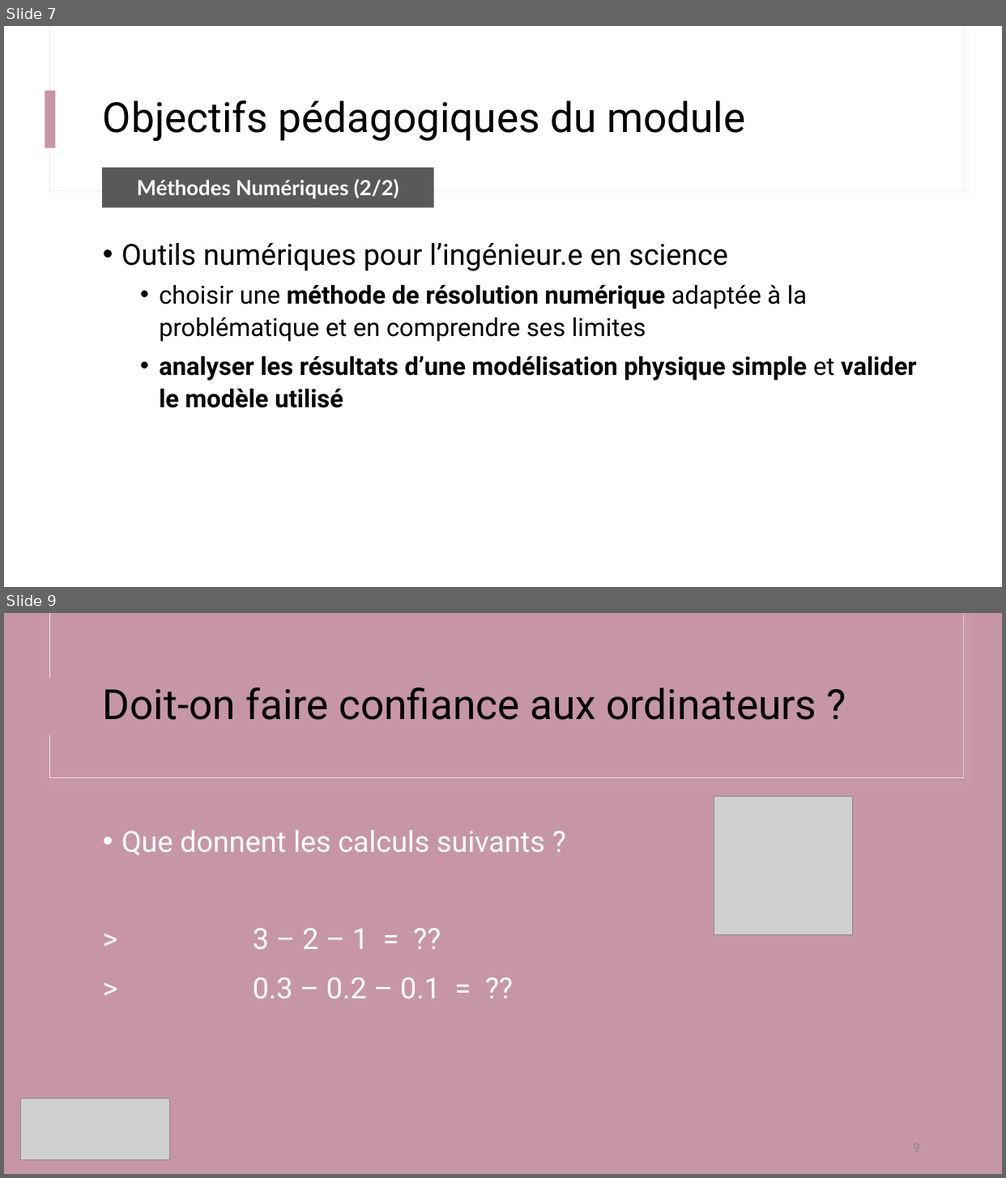
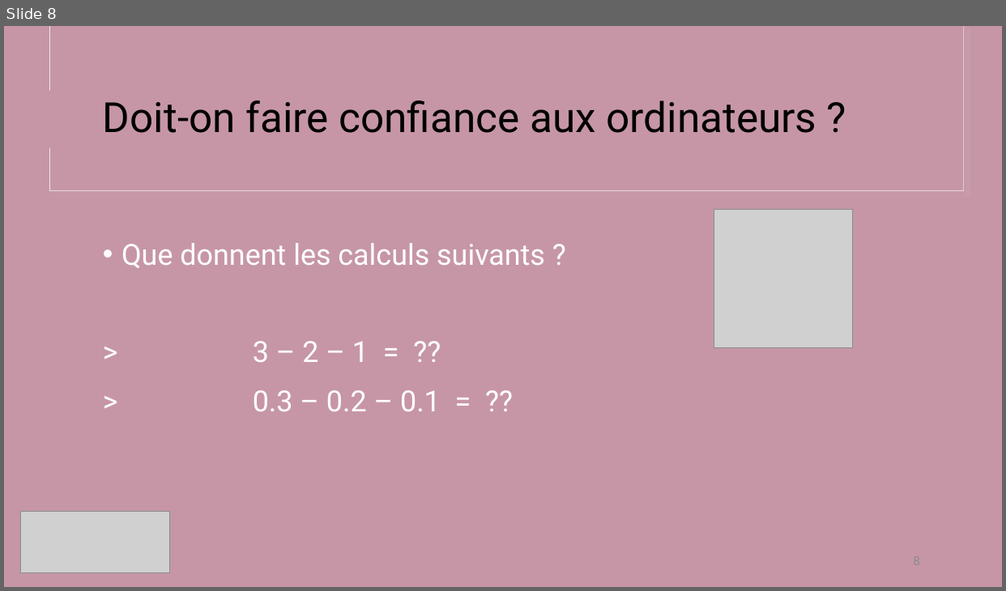
Before and after one commit to IOGS-Digital-Methods/semester-5, a slide deck: ONIP/onip_b0_intro/B0_0_Outils_Methodes.pptx. Shown one above the other, each under a label of ours: slides 7 and 9 before the commit, slide 8 after it; the slides between them are not shown. The pictures are 1006x1178 and 1006x591 pixels, drawn with LibreOffice and Linux fonts; fonts in the diff are those of the drawing; grey boxes stand for pictures. Boxes give left, top, right and bottom in pixels: in the first picture for what was removed or moved away, otherwise in the second. Text is boxed around its words. In the diff, an @@ line names an element or a change of style, - is before the commit and + after.

```diff
--- a/ONIP/onip_b0_intro/B0_0_Outils_Methodes.pptx
+++ b/ONIP/onip_b0_intro/B0_0_Outils_Methodes.pptx
@@ slide 7 removed at (4,26,1002,587), background #FFFFFF; not listed: 1 template element that a slide beside it also shows @@
@@ rectangle removed at (49,26,964,191) @@
@@ rectangle removed at (50,26,964,190) @@
@@ title removed at (103,101,745,141) @@
-Objectifs pédagogiques du module
@@ rectangle removed at (102,168,434,208) @@
-Méthodes Numériques (2/2)
@@ text removed at (121,243,916,408) @@
-• Outils numériques pour l’ingénieur.e en science
-  • choisir une méthode de résolution numérique adaptée à la problématique et en comprendre ses limites
-  • analyser les résultats d’une modélisation physique simple et valider le modèle utilisé
@@ what was slide 9 is now slide 8 @@
```
Also in this commit, not shown: 6 slides changed, 1 other file.
